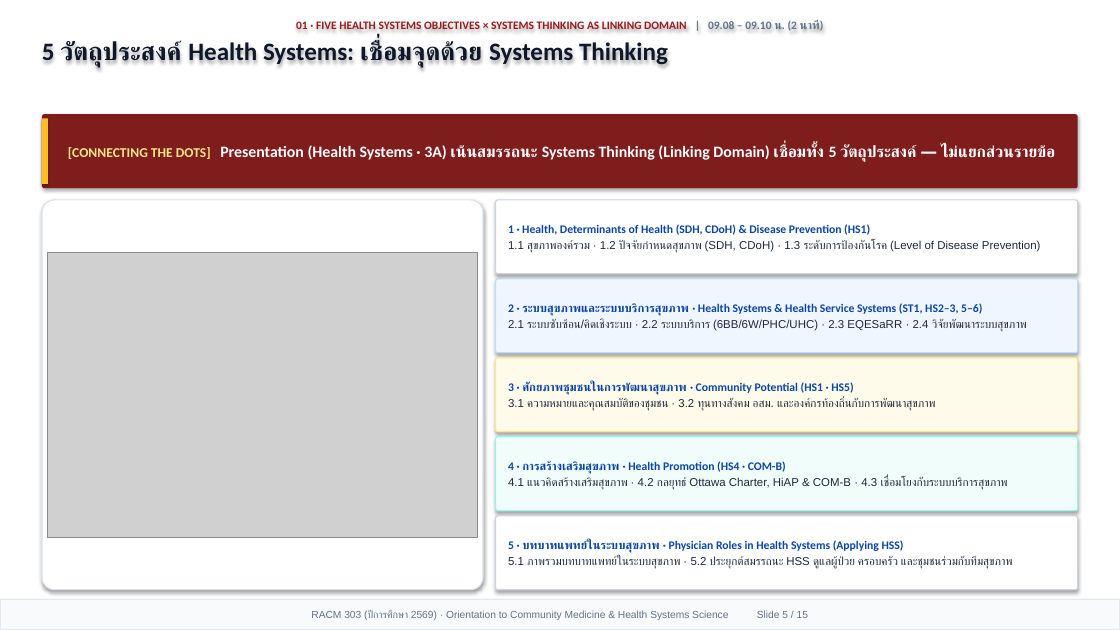
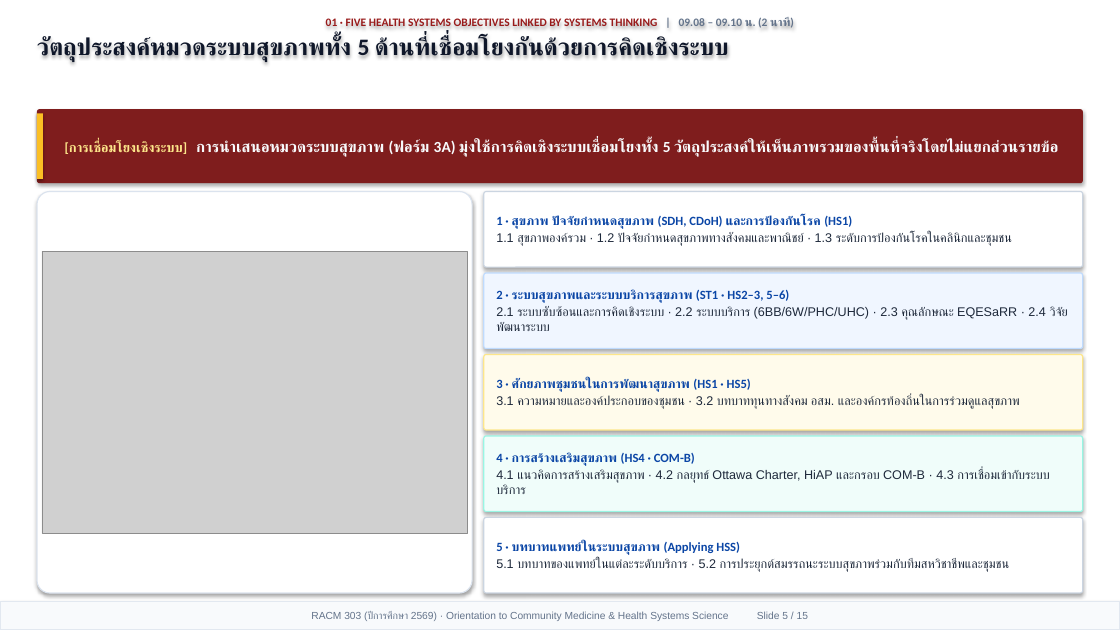
Before and after one commit to smartwoo/racm303-2569-faculty-member, a slide deck: slide 5 of exports/pptx/RACM303_2569_Orientation_Slides.pptx. Drawn at 1120x630 pixels with LibreOffice and Linux fonts; fonts in the diff are those of the drawing; grey boxes stand for pictures. Boxes give left, top, right and bottom in pixels: in the first picture for what was removed or moved away, otherwise in the second. Text is boxed around its words. In the diff, an @@ line names an element or a change of style, - is before the commit and + after.

```diff
--- a/exports/pptx/RACM303_2569_Orientation_Slides.pptx
+++ b/exports/pptx/RACM303_2569_Orientation_Slides.pptx
@@ text at (x1=37, y1=17, x2=794, y2=62): text changed; text colour #991B1B to #0F172A @@
-01 · FIVE HEALTH SYSTEMS OBJECTIVES × SYSTEMS THINKING AS LINKING DOMAIN | 09.08 – 09.10 น. (2 นาที)
-5 วัตถุประสงค์ Health Systems: เชื่อมจุดด้วย Systems Thinking
+01 · FIVE HEALTH SYSTEMS OBJECTIVES LINKED BY SYSTEMS THINKING | 09.08 – 09.10 น. (2 นาที)
+วัตถุประสงค์หมวดระบบสุขภาพทั้ง 5 ด้านที่เชื่อมโยงกันด้วยการคิดเชิงระบบ
@@ rectangle moved from (x1=42, y1=118, x2=48, y2=184) to (x1=37, y1=113, x2=43, y2=179) @@
@@ rounded rectangle "[การเชื่อมโยงเชิงระบบ] การนำเสนอหมวดระบบสุขภาพ (ฟอร์ม 3A) มุ ..." resized from (x1=42, y1=114, x2=1078, y2=188) to (x1=37, y1=109, x2=1083, y2=183) @@
@@ text in rounded rectangle at (x1=65, y1=139, x2=1058, y2=156): text changed; size 13.6 to 13.2 pt @@
-[CONNECTING THE DOTS] Presentation (Health Systems · 3A) เน้นสมรรถนะ Systems Thinking (Linking Domain) เชื่อมทั้ง 5 วัตถุประสงค์ — ไม่แยกส่วนรายข้อ
+[การเชื่อมโยงเชิงระบบ] การนำเสนอหมวดระบบสุขภาพ (ฟอร์ม 3A) มุ่งใช้การคิดเชิงระบบเชื่อมโยงทั้ง 5 วัตถุประสงค์ให้เห็นภาพรวมของพื้นที่จริงโดยไม่แยกส่วนรายข้อ
@@ rounded rectangle resized from (x1=42, y1=200, x2=483, y2=590) to (x1=37, y1=192, x2=472, y2=593) @@
@@ rounded rectangle "1 · สุขภาพ ปัจจัยกำหนดสุขภาพ (SDH, ..." resized from (x1=496, y1=200, x2=1078, y2=274) to (x1=484, y1=192, x2=1083, y2=267) @@
@@ text in rounded rectangle at (x1=496, y1=216, x2=1012, y2=246): text changed; size 9.8 to 10.8 pt @@
-1 · Health, Determinants of Health (SDH, CDoH) & Disease Prevention (HS1)
-1.1 สุขภาพองค์รวม · 1.2 ปัจจัยกำหนดสุขภาพ (SDH, CDoH) · 1.3 ระดับการป้องกันโรค (Level of Disease Prevention)
+1 · สุขภาพ ปัจจัยกำหนดสุขภาพ (SDH, CDoH) และการป้องกันโรค (HS1)
+1.1 สุขภาพองค์รวม · 1.2 ปัจจัยกำหนดสุขภาพทางสังคมและพาณิชย์ · 1.3 ระดับการป้องกันโรคในคลินิกและชุมชน
@@ picture resized from (x1=48, y1=252, x2=477, y2=537) to (x1=42, y1=251, x2=467, y2=534) @@
@@ rounded rectangle "2 · ระบบสุขภาพและระบบบริการสุขภาพ (ST1 · ..." resized from (x1=496, y1=279, x2=1078, y2=353) to (x1=484, y1=273, x2=1083, y2=349) @@
@@ text in rounded rectangle at (x1=496, y1=289, x2=1068, y2=331): text changed; size 9.8 to 10.8 pt @@
-2 · ระบบสุขภาพและระบบบริการสุขภาพ · Health Systems & Health Service Systems (ST1, HS2–3, 5–6)
-2.1 ระบบซับซ้อน/คิดเชิงระบบ · 2.2 ระบบบริการ (6BB/6W/PHC/UHC) · 2.3 EQESaRR · 2.4 วิจัยพัฒนาระบบสุขภาพ
+2 · ระบบสุขภาพและระบบบริการสุขภาพ (ST1 · HS2–3, 5–6)
+2.1 ระบบซับซ้อนและการคิดเชิงระบบ · 2.2 ระบบบริการ (6BB/6W/PHC/UHC) · 2.3 คุณลักษณะ EQESaRR · 2.4 วิจัยพัฒนาระบบ
@@ rounded rectangle "3 · ศักยภาพชุมชนในการพัฒนาสุขภาพ (HS1 · ..." resized from (x1=496, y1=358, x2=1078, y2=432) to (x1=484, y1=355, x2=1083, y2=430) @@
@@ text in rounded rectangle at (x1=496, y1=379, x2=1020, y2=409): text changed; size 9.8 to 10.8 pt @@
-3 · ศักยภาพชุมชนในการพัฒนาสุขภาพ · Community Potential (HS1 · HS5)
-3.1 ความหมายและคุณสมบัติของชุมชน · 3.2 ทุนทางสังคม อสม. และองค์กรท้องถิ่นกับการพัฒนาสุขภาพ
+3 · ศักยภาพชุมชนในการพัฒนาสุขภาพ (HS1 · HS5)
+3.1 ความหมายและองค์ประกอบของชุมชน · 3.2 บทบาททุนทางสังคม อสม. และองค์กรท้องถิ่นในการร่วมดูแลสุขภาพ
@@ rounded rectangle "4 · การสร้างเสริมสุขภาพ (HS4 · ..." resized from (x1=496, y1=437, x2=1078, y2=511) to (x1=484, y1=436, x2=1083, y2=512) @@
@@ text in rounded rectangle at (x1=496, y1=452, x2=1017, y2=494): text changed; size 9.8 to 10.8 pt @@
-4 · การสร้างเสริมสุขภาพ · Health Promotion (HS4 · COM-B)
-4.1 แนวคิดสร้างเสริมสุขภาพ · 4.2 กลยุทธ์ Ottawa Charter, HiAP & COM-B · 4.3 เชื่อมโยงกับระบบบริการสุขภาพ
+4 · การสร้างเสริมสุขภาพ (HS4 · COM-B)
+4.1 แนวคิดการสร้างเสริมสุขภาพ · 4.2 กลยุทธ์ Ottawa Charter, HiAP และกรอบ COM-B · 4.3 การเชื่อมเข้ากับระบบบริการ
@@ rounded rectangle "5 · บทบาทแพทย์ในระบบสุขภาพ (Applying HSS)" resized from (x1=496, y1=516, x2=1078, y2=590) to (x1=484, y1=518, x2=1083, y2=593) @@
@@ text in rounded rectangle at (x1=496, y1=541, x2=1009, y2=572): text changed; size 9.8 to 10.8 pt @@
-5 · บทบาทแพทย์ในระบบสุขภาพ · Physician Roles in Health Systems (Applying HSS)
-5.1 ภาพรวมบทบาทแพทย์ในระบบสุขภาพ · 5.2 ประยุกต์สมรรถนะ HSS ดูแลผู้ป่วย ครอบครัว และชุมชนร่วมกับทีมสุขภาพ
+5 · บทบาทแพทย์ในระบบสุขภาพ (Applying HSS)
+5.1 บทบาทของแพทย์ในแต่ละระดับบริการ · 5.2 การประยุกต์สมรรถนะระบบสุขภาพร่วมกับทีมสหวิชาชีพและชุมชน
```
Also in this commit, not shown: 13 other slides changed, 1 slide added, 1 slide removed, 5 other files.
